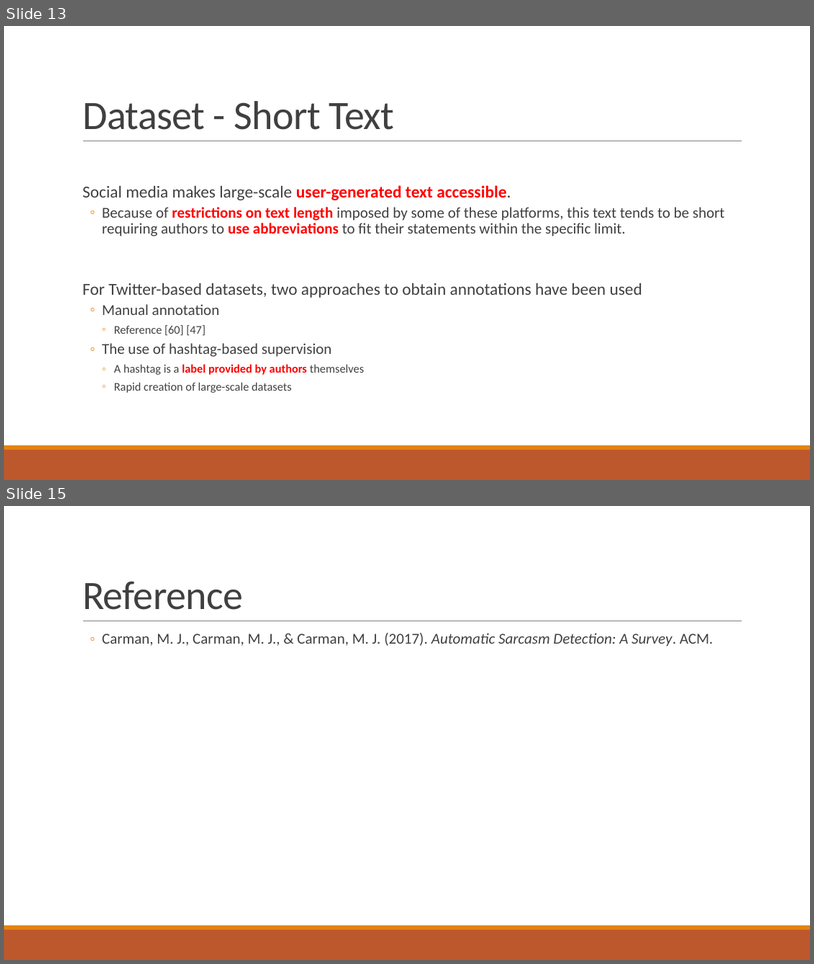
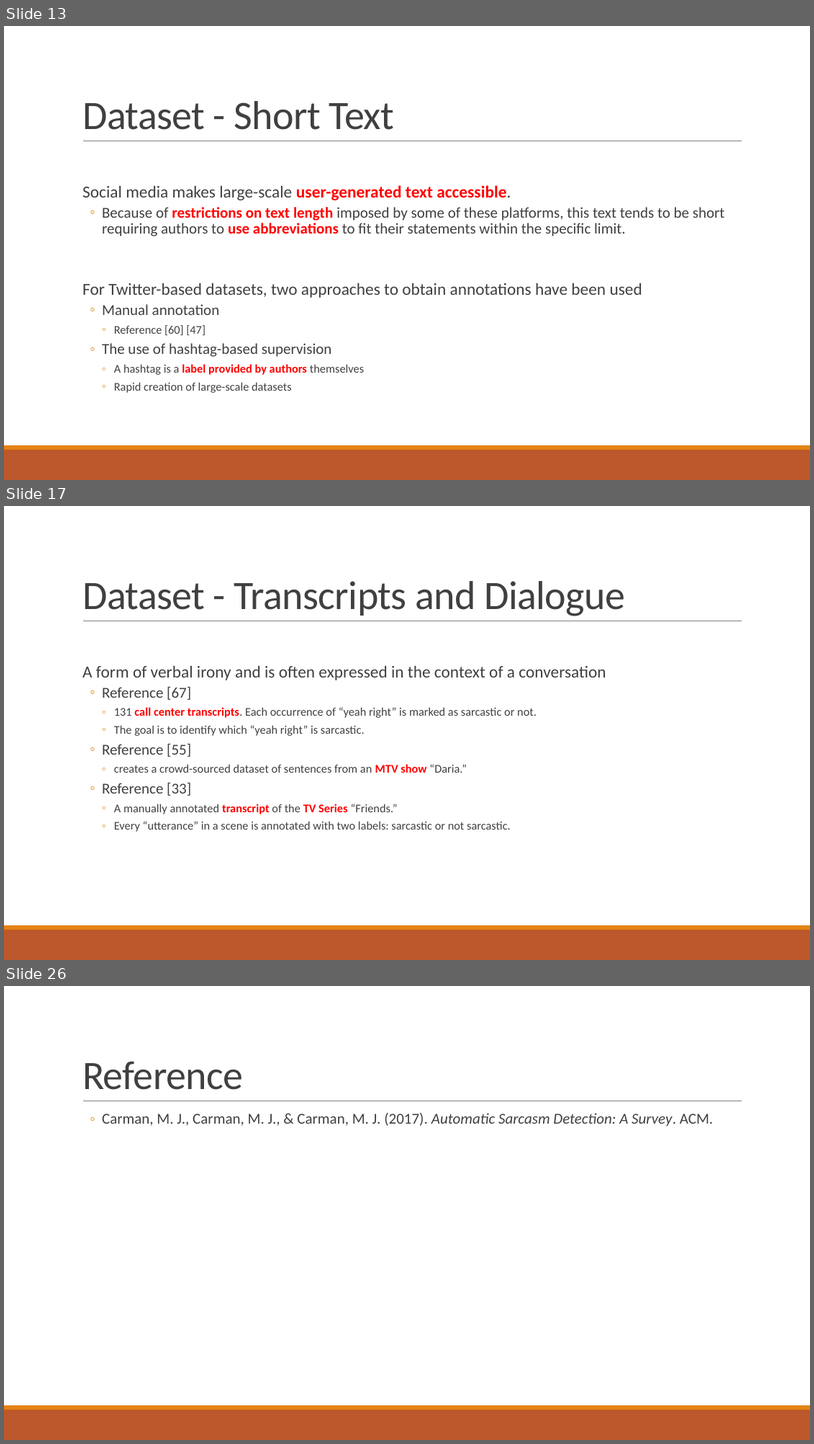
Before and after one commit to liangxh/grad, a slide deck: [文献调研] Automatic Sarcasm Detection A Survey.pptx. Shown one above the other, each under a label of ours: slides 13 and 15 before the commit, slides 13, 17 and 26 after it; the slides between them are not shown. The pictures are 814x964 and 814x1444 pixels, drawn with LibreOffice and Linux fonts; fonts in the diff are those of the drawing. Boxes give left, top, right and bottom in pixels: in the first picture for what was removed or moved away, otherwise in the second. Text is boxed around its words. In the diff, an @@ line names an element or a change of style, - is before the commit and + after.

```diff
--- a/[文献调研] Automatic Sarcasm Detection A Survey.pptx
+++ b/[文献调研] Automatic Sarcasm Detection A Survey.pptx
@@ slide 17 added at (x1=4, y1=506, x2=810, y2=960), background #FFFFFF; not listed: 3 template elements that a slide beside it also shows @@
@@ title added at (x1=82, y1=581, x2=625, y2=616), 48 pt, text #404040 @@
+Dataset - Transcripts and Dialogue
@@ text added at (x1=82, y1=666, x2=606, y2=831), 14 pt, text #404040 @@
+  A form of verbal irony and is often expressed in the context of a conversation
+  ◦ Reference [67]
+    ◦ 131 call center transcripts. Each occurrence of “yeah right” is marked as sarcastic or not.
+    ◦ The goal is to identify which “yeah right” is sarcastic.
+  ◦ Reference [55]
+    ◦ creates a crowd-sourced dataset of sentences from an MTV show “Daria.”
+  ◦ Reference [33]
+    ◦ A manually annotated transcript of the TV Series “Friends.”
+    ◦ Every “utterance” in a scene is annotated with two labels: sarcastic or not sarcastic.
@@ what was slide 15 is now slide 26 @@
```
Also in this commit, not shown: 10 other slides added.
